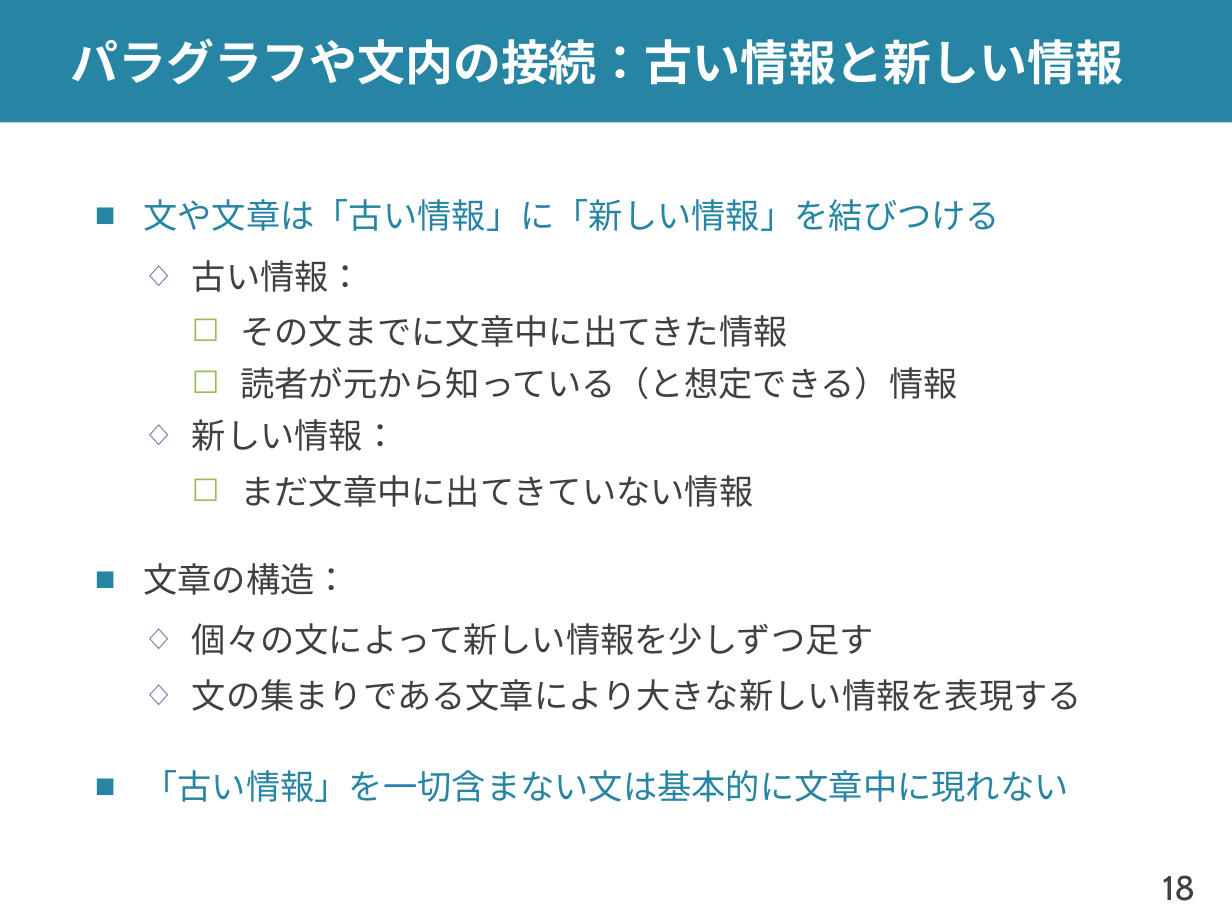
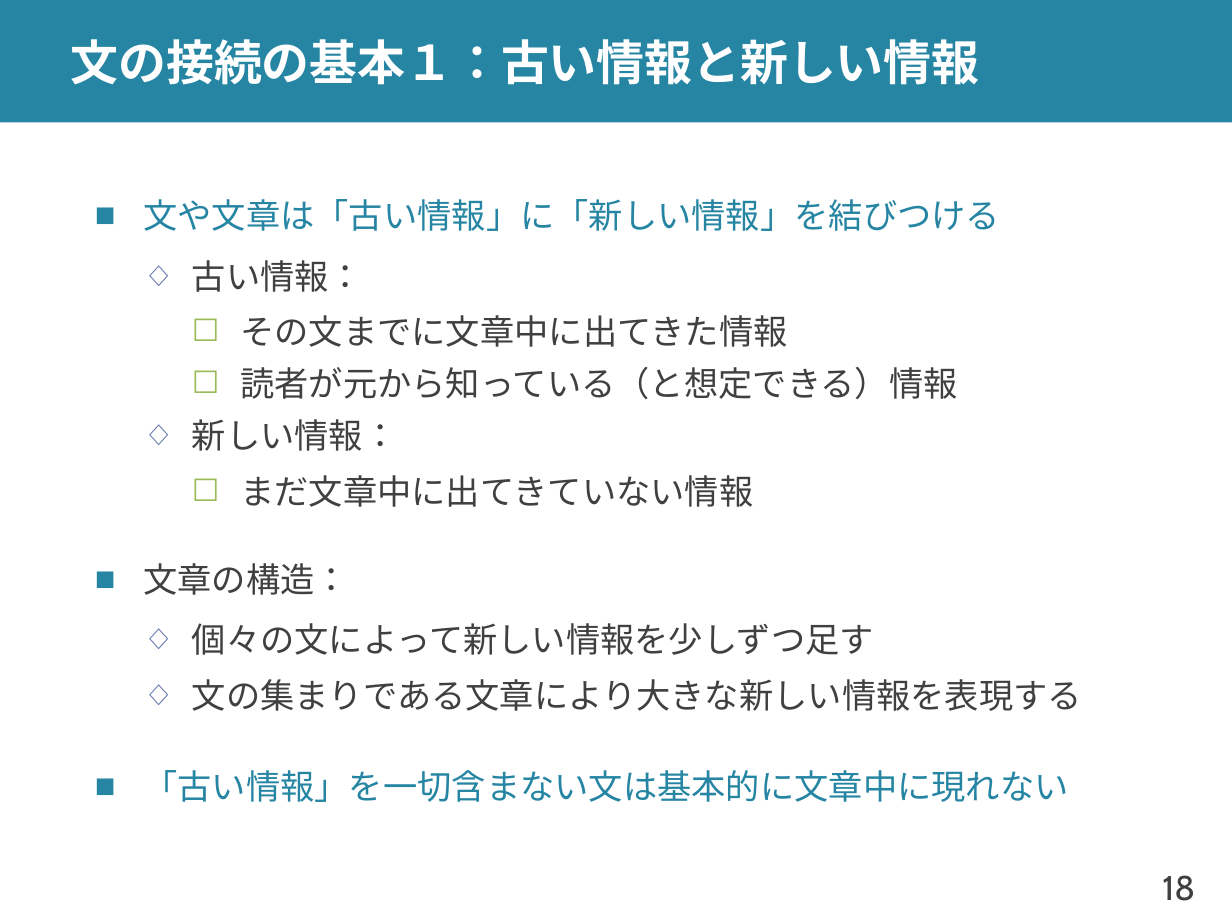
Before and after one commit to shioya-lab/how-to, a slide deck: slide 18 of writing.pptx. Drawn at 1232x924 pixels with LibreOffice and Linux fonts; fonts in the diff are those of the drawing. Boxes give left, top, right and bottom in pixels: in the first picture for what was removed or moved away, otherwise in the second. Text is boxed around its words. In the diff, an @@ line names an element or a change of style, - is before the commit and + after.

```diff
--- a/writing.pptx
+++ b/writing.pptx
@@ title at <box>71,39,980,85</box>: text changed @@
-パラグラフや文内の接続：古い情報と新しい情報
+文の接続の基本１：古い情報と新しい情報
```
Also in this commit, not shown: 4 other slides changed, 6 slides added.
